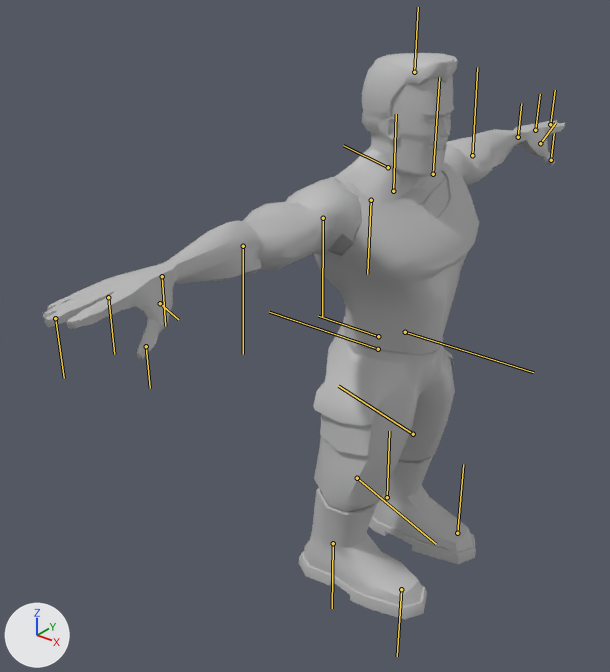
The FBX model Assets/FBX/Split/Idle_Run_US_Only02.fbx, before and after one commit.
The view is the same before and after, from a 50 mm lens placed at (0.873, -1.425, 0.809), pointed at (-0.182, -0.105, -0.009). Lighting does not change. The marker at lower left points along +X, +Y and +Z. Both versions are drawn at frame 50 of the action 'Take 001'; the numbers are the values there. The bones that bend it are drawn over the model as lines.
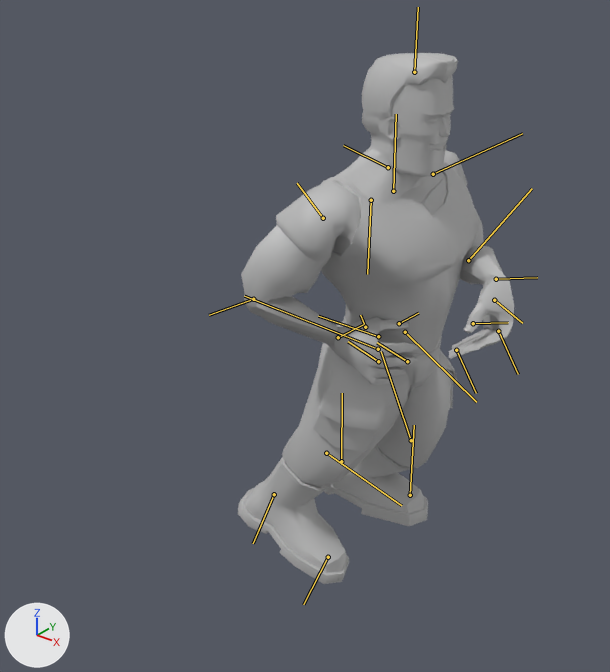
Where the change shows, as pixel boxes [x1, y1, x2, y2] in the pictures (610 x 672 px):
```json
{"object": "polySurface7", "change": "posed", "before": [43, 53, 565, 619], "after": [237, 53, 514, 584], "on screen": "47% narrower, 6% shorter"}
{"bone": "L_Upr_Arm", "before": "(433, 174) to (439, 77)", "after": "(433, 174) to (522, 133)"}
{"bone": "L_Lwr_Arm", "before": "(472, 155) to (477, 67)", "after": "(468, 260) to (532, 188)"}
{"bone": "L_Hand", "before": "(518, 137) to (521, 103)", "after": "(496, 279) to (537, 277)"}
{"bone": "L_Fingers", "before": "(535, 130) to (540, 94)", "after": "(498, 331) to (518, 374)"}
{"bone": "R_Upr_Arm", "before": "(323, 218) to (322, 317)", "after": "(323, 218) to (297, 183)"}
{"bone": "R_Lwr_Arm", "before": "(243, 246) to (243, 354)", "after": "(253, 299) to (209, 315)"}
{"bone": "R_Hand", "before": "(162, 276) to (165, 326)", "after": "(338, 337) to (363, 324)"}
{"bone": "R_Fingers", "before": "(108, 297) to (114, 354)", "after": "(378, 361) to (348, 341)"}
{"bone": "L_Upr_Leg", "before": "(405, 332) to (533, 372)", "after": "(405, 332) to (476, 402)"}
{"bone": "L_Lwr_Leg", "before": "(413, 434) to (338, 386)", "after": "(411, 440) to (381, 351)"}
{"bone": "L_Foot", "before": "(387, 497) to (389, 431)", "after": "(341, 461) to (342, 393)"}
{"bone": "R_Upr_Leg", "before": "(378, 349) to (269, 312)", "after": "(378, 349) to (244, 296)"}
{"bone": "R_Foot", "before": "(333, 543) to (332, 608)", "after": "(274, 494) to (253, 543)"}
```

Edits to the scene script, one JSON object a line:
```json
{"block": "bone_l_upr_arm", "where": "bone_l_upr_arm = bpy.data.objects['Armature'].pose.bones['L_Upr_Arm']  # child of 'L_Collar'"}
{"op": "set", "path": "bone_l_upr_arm.rotation_quaternion", "old": "(1.0, 0.0, 0.0, 0.0)", "new": "(0.638, 0.167, -0.564, -0.497)", "note": "degrees (0, 0, 0) -> degrees (68, -34, -99)"}
{"block": "bone_l_lwr_arm", "where": "bone_l_lwr_arm = bpy.data.objects['Armature'].pose.bones['L_Lwr_Arm']  # child of 'L_Upr_Arm'"}
{"op": "set", "path": "bone_l_lwr_arm.rotation_quaternion", "old": "(1.0, 0.0, 0.0, 0.0)", "new": "(0.845, 0.103, -0.495, 0.175)", "note": "degrees (0, 0, 0) -> degrees (0, -61, 23)"}
{"block": "bone_l_hand", "where": "bone_l_hand = bpy.data.objects['Armature'].pose.bones['L_Hand']  # child of 'L_Lwr_Arm'"}
{"op": "set", "path": "bone_l_hand.rotation_quaternion", "old": "(1.0, 0.0, 0.0, 0.0)", "new": "(0.762, -0.345, 0.495, -0.234)", "note": "degrees (0, 0, 0) -> degrees (-70, 36, -60)"}
{"block": "bone_l_fingers", "where": "bone_l_fingers = bpy.data.objects['Armature'].pose.bones['L_Fingers']  # child of 'L_Hand'"}
{"op": "set", "path": "bone_l_fingers.rotation_quaternion", "old": "(1.0, 0.0, 0.0, 0.0)", "new": "(0.83, -0.558, 0.0, 0.0)", "note": "degrees (0, 0, 0) -> degrees (-68, 0, 0)"}
{"block": "bone_r_upr_arm", "where": "bone_r_upr_arm = bpy.data.objects['Armature'].pose.bones['R_Upr_Arm']  # child of 'R_Collar'"}
{"op": "set", "path": "bone_r_upr_arm.rotation_quaternion", "old": "(1.0, 0.0, 0.0, 0.0)", "new": "(0.683, 0.546, -0.092, -0.476)", "note": "degrees (0, 0, 0) -> degrees (65, 23, -55)"}
{"block": "bone_r_lwr_arm", "where": "bone_r_lwr_arm = bpy.data.objects['Armature'].pose.bones['R_Lwr_Arm']  # child of 'R_Upr_Arm'"}
{"op": "set", "path": "bone_r_lwr_arm.rotation_quaternion", "old": "(1.0, 0.0, 0.0, 0.0)", "new": "(0.67, 0.214, -0.679, 0.211)", "note": "degrees (0, 0, 0) -> degrees (0, -91, 35)"}
{"block": "bone_r_hand", "where": "bone_r_hand = bpy.data.objects['Armature'].pose.bones['R_Hand']  # child of 'R_Lwr_Arm'"}
{"op": "set", "path": "bone_r_hand.rotation_quaternion", "old": "(1.0, 0.0, 0.0, 0.0)", "new": "(0.754, -0.448, -0.053, 0.477)", "note": "degrees (0, 0, 0) -> degrees (-51, 20, 55)"}
{"block": "bone_r_fingers", "where": "bone_r_fingers = bpy.data.objects['Armature'].pose.bones['R_Fingers']  # child of 'R_Hand'"}
{"op": "set", "path": "bone_r_fingers.location", "old": "(0.0, 0.0, 0.0)", "new": "(0.1, 0.5, -0.1)"}
{"op": "set", "path": "bone_r_fingers.rotation_quaternion", "old": "(1.0, 0.0, 0.0, 0.0)", "new": "(0.761, -0.629, 0.078, -0.141)", "note": "degrees (0, 0, 0) -> degrees (-79, -3, -18)"}
{"block": "bone_l_upr_leg", "where": "bone_l_upr_leg = bpy.data.objects['Armature'].pose.bones['L_Upr_Leg']  # child of 'Spine'"}
{"op": "set", "path": "bone_l_upr_leg.rotation_quaternion", "old": "(1.0, 0.0, 0.0, 0.0)", "new": "(0.963, 0.265, -0.033, 0.024)", "note": "degrees (0, 0, 0) -> degrees (31, -4, 2)"}
{"block": "bone_l_lwr_leg", "where": "bone_l_lwr_leg = bpy.data.objects['Armature'].pose.bones['L_Lwr_Leg']  # child of 'L_Upr_Leg'"}
{"op": "set", "path": "bone_l_lwr_leg.rotation_quaternion", "old": "(1.0, 0.0, 0.0, 0.0)", "new": "(0.936, -0.119, 0.199, 0.266)", "note": "degrees (0, 0, 0) -> degrees (-7, 26, 30)"}
{"block": "bone_l_foot", "where": "bone_l_foot = bpy.data.objects['Armature'].pose.bones['L_Foot']  # child of 'L_Lwr_Leg'"}
{"op": "set", "path": "bone_l_foot.rotation_quaternion", "old": "(1.0, 0.0, 0.0, 0.0)", "new": "(0.933, 0.106, 0.086, 0.333)", "note": "degrees (0, 0, 0) -> degrees (15, 5, 40)"}
{"block": "bone_r_upr_leg", "where": "bone_r_upr_leg = bpy.data.objects['Armature'].pose.bones['R_Upr_Leg']  # child of 'Spine'"}
{"op": "set", "path": "bone_r_upr_leg.rotation_quaternion", "old": "(1.0, 0.0, 0.0, 0.0)", "new": "(0.942, 0.286, -0.078, -0.154)", "note": "degrees (0, 0, 0) -> degrees (34, -3, -20)"}
{"block": "bone_r_foot", "where": "bone_r_foot = bpy.data.objects['Armature'].pose.bones['R_Foot']  # child of 'R_Lwr_Leg'"}
{"op": "set", "path": "bone_r_foot.rotation_quaternion", "old": "(1.0, 0.0, 0.0, 0.0)", "new": "(0.963, 0.032, 0.264, 0.031)", "note": "degrees (0, 0, 0) -> degrees (5, 30, 5)"}
```
